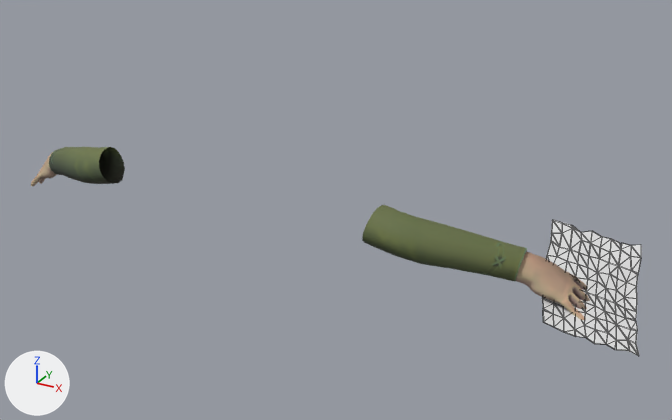
The Blender file Mhmd/Blender/Character/1st Person/Sword_Hands_Anims.blend, before and after one commit.
Both versions are drawn from a 50 mm lens placed at (1.087, -1.507, 0.693), pointed at (0.158, 0.181, -0.151). The axes (+X, +Y, +Z) are drawn at lower left. The lights are the same throughout. Mesh edges are drawn as thin lines on the coarser meshes.

Objects in the first picture: 'Page_LP.001', 'hands'.
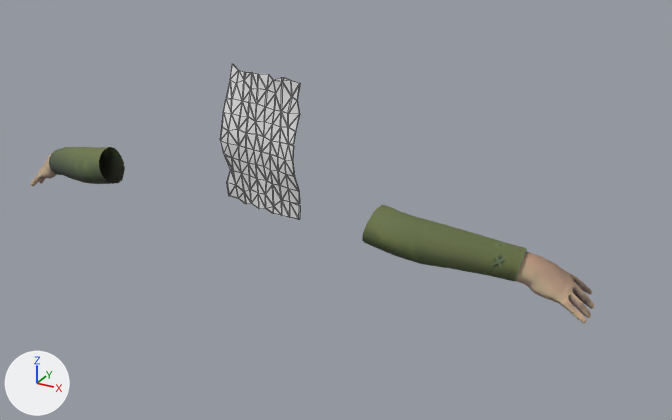
Where the change shows, as pixel boxes [x1, y1, x2, y2] in the pictures (672 x 420 px):
```json
{"object": "Page_LP.002", "change": "added", "after": [220, 64, 300, 219]}
{"object": "Page_LP.001", "change": "hidden", "before": [542, 220, 641, 356]}
```

Scene script edits in JSON lines:
```json
{"op": "add", "block": "mat_calltoadv_mat_002", "code": ["mat_calltoadv_mat_002 = principled_material('CallToAdv_Mat.002')", "mat_calltoadv_mat_002.base_color = (0.8, 0.8, 0.8)  # white #e7e7e7"]}
{"op": "add", "block": "me_plane_005", "code": ["me_plane_005 = bpy.data.meshes.new('Plane.005')", "me_plane_005.from_pydata(...)  # 218 vertices, 378 faces; spans x -0.019..0.187, y -0.035..0.04, z -0.095..0.198", "me_plane_005.materials.append(mat_calltoadv_mat_002)  # its picture is missing"]}
{"op": "add", "block": "ob_page_lp_001", "code": "ob_page_lp_001.hide_set(True)"}
{"op": "add", "block": "ob_page_lp_002", "code": ["ob_page_lp_002 = bpy.data.objects.new('Page_LP.002', me_plane_005)", "ob_page_lp_002.location = (0.0, 0.0, 0.0)"]}
```
